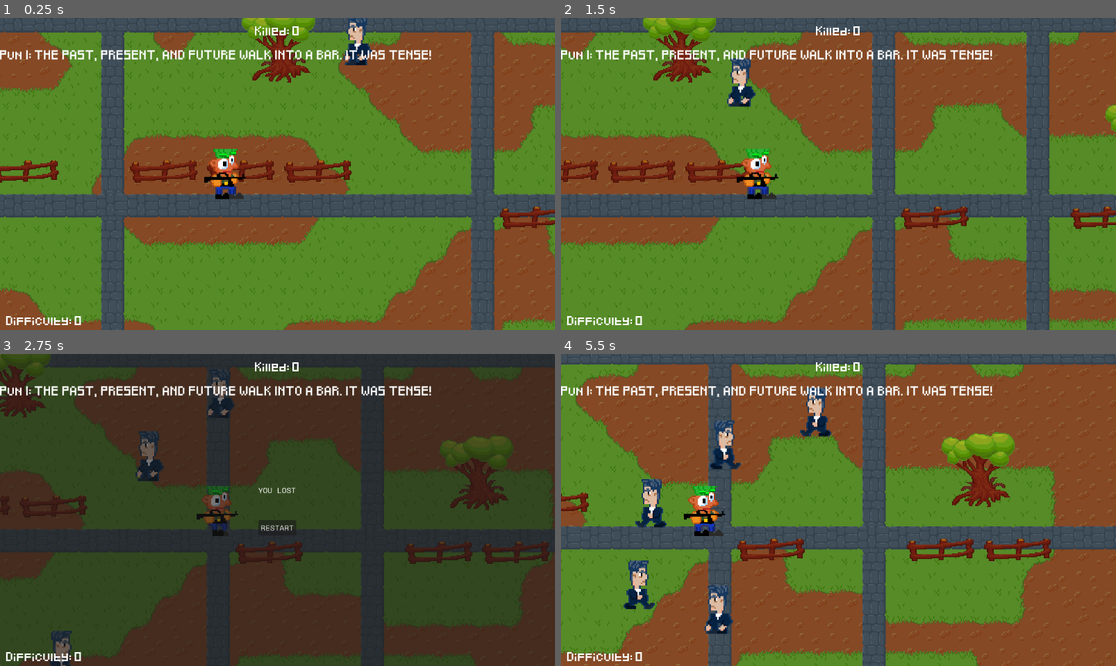
Above: before the commit, frames 1-4 (two rows, left to right).
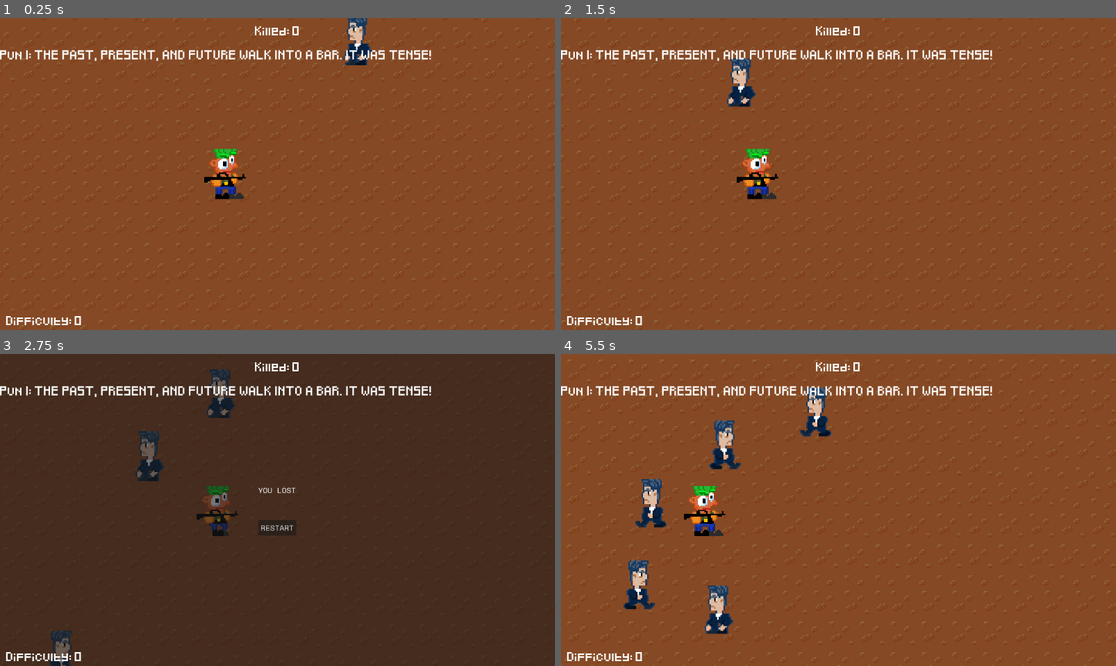
Above: after the commit, the same moments.

Repository: Fjonan/PeterPun
Game: Godot game, scene res://scenes/main.tscn
The game is run twice, just before and just after one commit, with the same random seed, the same clock (stepped at 60 frames per second) and the same inputs.
Inputs (mouse positions are in pixels of both pictures, inside the frame that each line leads up to):
- Up to frame 1 (0.25 s): no input
- Up to frame 2 (1.5 s): tap Enter (ui_accept) at 0.5, 0.77 s; move the mouse to (960, 158) at 0.52 s; hold Right (ui_right) 0.53-1.25 s; hold F 0.53-1.25 s; click (960, 158) at 0.67 s; drag from (727, 189) to (810, 236) at 1.27 s
- Up to frame 3 (2.75 s): move the mouse to (333, 441) at 2.02 s; hold Right (ui_right) from 2.03 s (still down); hold F from 2.03 s (still down)
- Up to frame 4 (5.5 s): release Right (ui_right) at 2.75 s; release F at 2.75 s; click "RESTART" at 2.75 s; drag from (810, 572) to (672, 463) at 3.52 s; move the mouse to (1005, 556) at 4.27 s; hold Left (ui_left) 4.28-5 s; hold F 4.28-5 s; tap Enter (ui_accept) at 4.52 s; drag from (672, 463) to (755, 432) at 5.02 s

The runs differ from the first frame. In frame 1, 71% of the frame differs, in the area x 0-100%, y 0-100%; in frame 2, 66%; in frame 3, 54%; in frame 4, 54%.

Commit message:
map moved

Diff:
--- a/scenes/main.tscn
+++ b/scenes/main.tscn
@@ -35,7 +35,7 @@
 script = ExtResource("1_een7u")
 
 [node name="TileMap" parent="." instance=ExtResource("2_auxsm")]
-position = Vector2(-596, -367)
+position = Vector2(-1845, -1211)
 
 [node name="EnemyContainer" type="Node2D" parent="."]
 
@@ -154,6 +154,7 @@
 autoplay = true
 
 [node name="Camera2D" type="Camera2D" parent="."]
+position = Vector2(1.4013e-45, 1.4013e-45)
 zoom = Vector2(2, 2)
 editor_draw_limits = true
 script = ExtResource("11_7i2if")
